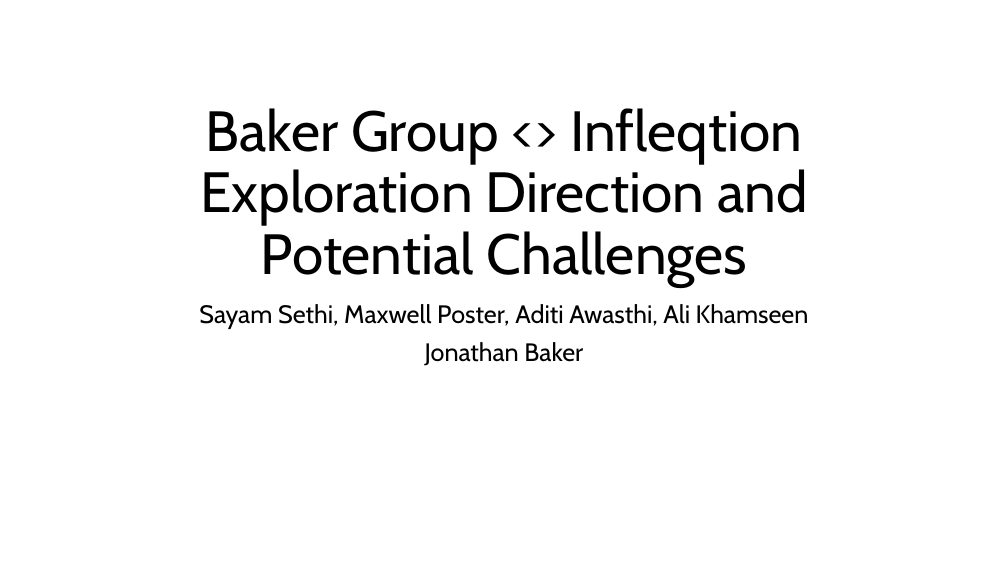
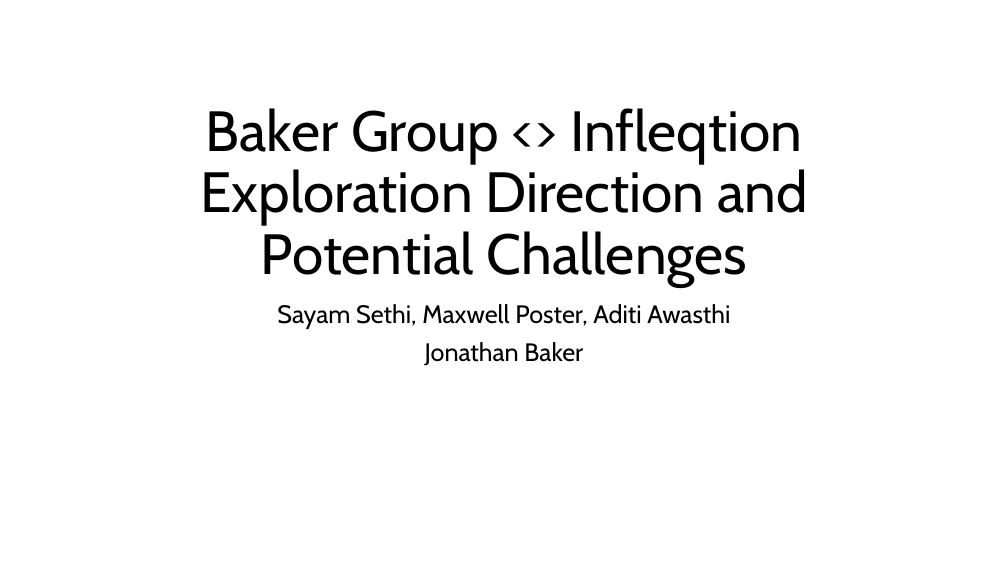
Before and after one commit to Baker-Group-UT/iceberg-compiler, a slide deck: slide 1 of direction.pptx. Drawn at 1008x567 pixels with LibreOffice and Linux fonts; fonts in the diff are those of the drawing. Boxes give left, top, right and bottom in pixels: in the first picture for what was removed or moved away, otherwise in the second. Text is boxed around its words. In the diff, an @@ line names an element or a change of style, - is before the commit and + after.

```diff
--- a/direction.pptx
+++ b/direction.pptx
@@ subtitle at <box>277,304,730,329</box>: text changed @@
-Sayam Sethi, Maxwell Poster, Aditi Awasthi, Ali Khamseen
+Sayam Sethi, Maxwell Poster, Aditi Awasthi
```
Also in this commit, not shown: 3 slides added, 3 other files.
